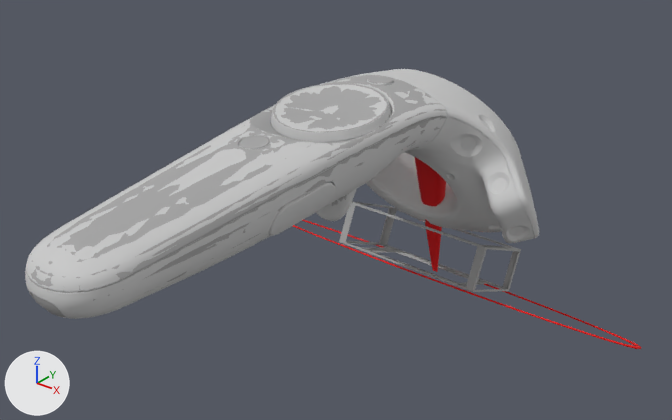
One commit to the OBJ model assets/models/vive-controller.obj: the scene before it, then after it.
Before and after are seen from a 50 mm camera at (0.196, -0.29, 0.115) aimed at (0.005, -0.051, -0.033). The axes (+X, +Y, +Z) are drawn at lower left. The lights are the same throughout. Where no turn or scale is listed for an object, it has been applied to the vertices.

Names of what the first picture shows: 'Cube_Cube.001', 'vive-controller', 'vr_controller_vive'.
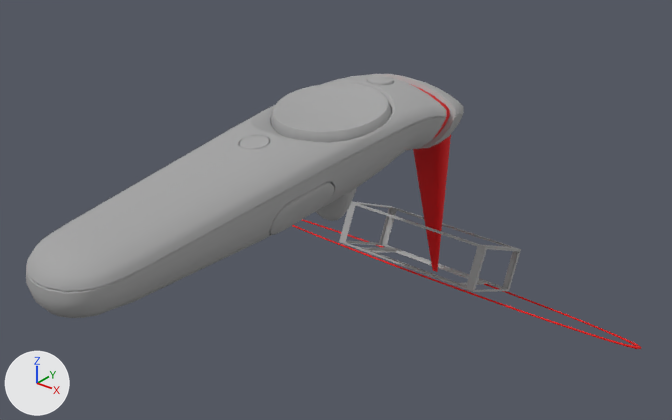
Pixel boxes (x1, y1, x2, y2) of what changed, in the pictures (672 x 420 px):
'vr_controller_vive', deleted
    before: (25, 69, 539, 319)
    faces in mat_body_001 (light grey #cacaca): (25, 69, 539, 319)
    faces in mat_touchpad_001 (light grey #cacaca): (271, 85, 392, 143)
    faces in mat_rightgrip_001 (light grey #cacaca): (269, 182, 335, 236)
    faces in mat_trigger_001 (light grey #cacaca): (316, 189, 357, 221)
'vive-controller', unchanged, uncovered by the edit
    before: (26, 75, 641, 349)
    after: (26, 74, 641, 349)

What the commit changed:
Object 'vr_controller_vive' (ob_vr_controller_vive) is deleted.
